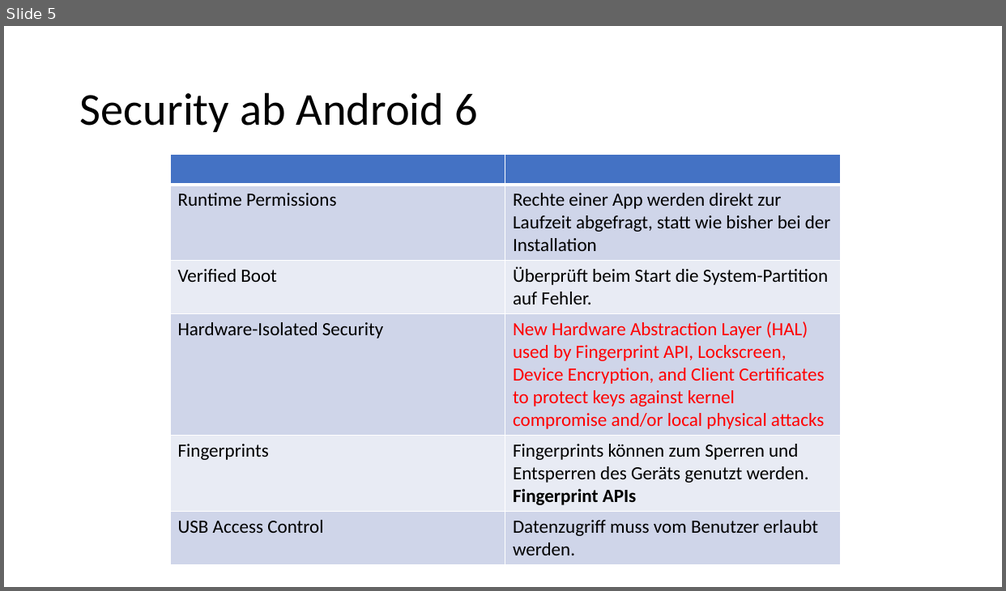
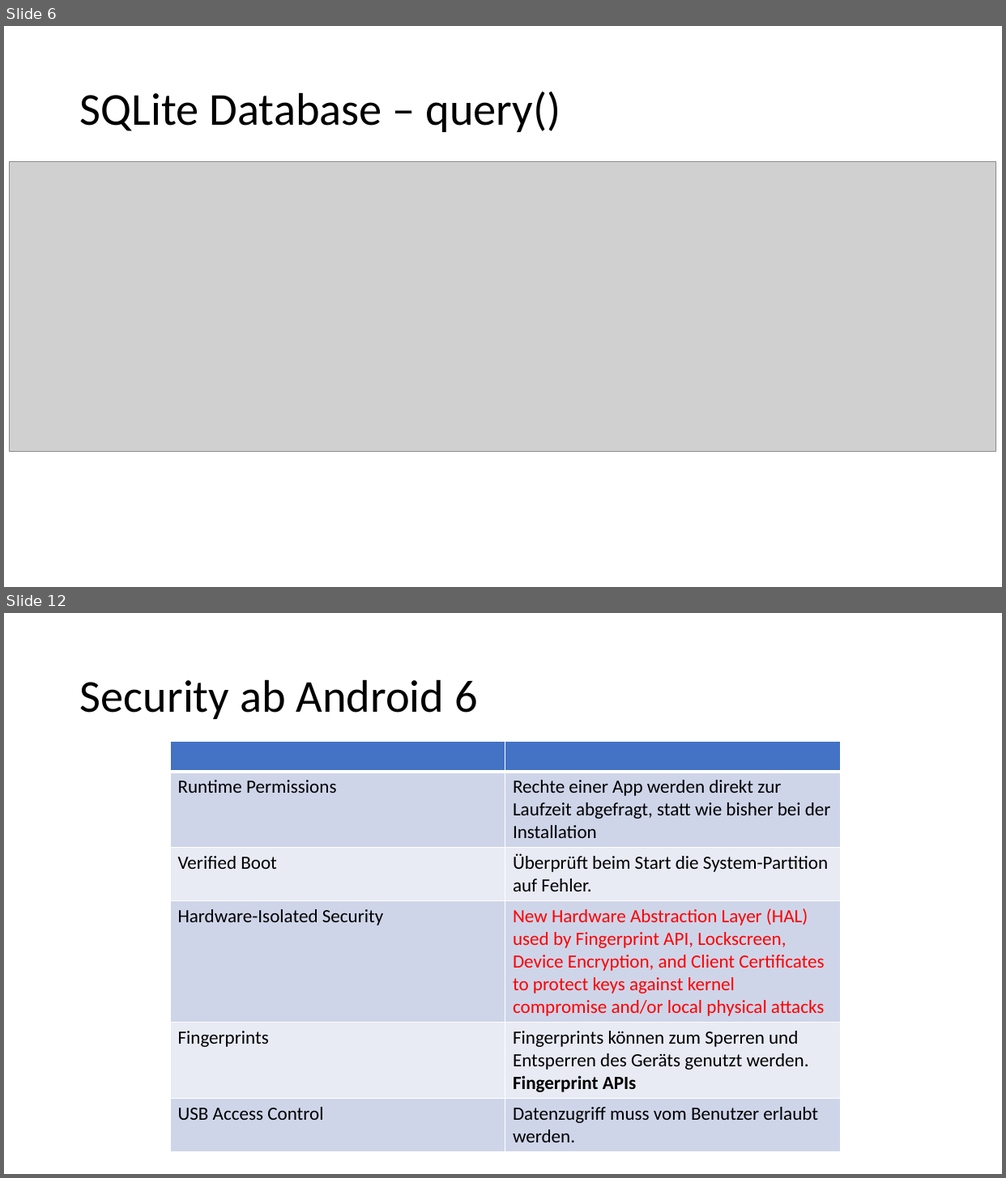
Before and after one commit to EricBuchinger/NVS_Referat, a slide deck: Android Panzenboeck.pptx. Shown one above the other, each under a label of ours: slide 5 before the commit, slides 6 and 12 after it; the slides between them are not shown. The pictures are 1006x591 and 1006x1178 pixels, drawn with LibreOffice and Linux fonts; fonts in the diff are those of the drawing; grey boxes stand for pictures. Boxes give left, top, right and bottom in pixels: in the first picture for what was removed or moved away, otherwise in the second. Text is boxed around its words. In the diff, an @@ line names an element or a change of style, - is before the commit and + after.

```diff
--- a/Android Panzenboeck.pptx
+++ b/Android Panzenboeck.pptx
@@ slide 6 added at (x1=4, y1=26, x2=1002, y2=587), background #FFFFFF @@
@@ title added at (x1=80, y1=92, x2=561, y2=132), 44 pt, text #000000 @@
+SQLite Database – query()
@@ picture added at (x1=10, y1=161, x2=997, y2=451) @@
@@ what was slide 5 is now slide 12 @@
```
Also in this commit, not shown: 2 slides changed, 9 other slides added, 2 slides removed, 4 other files.
